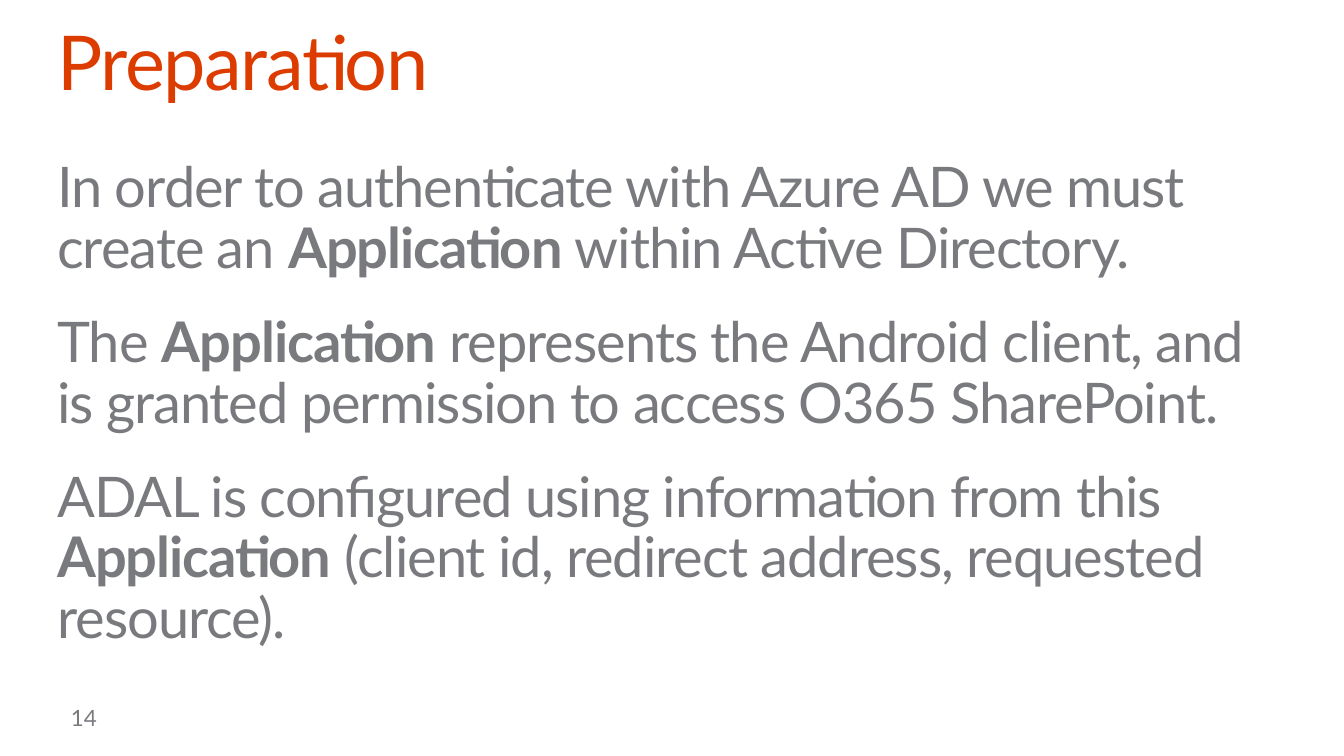
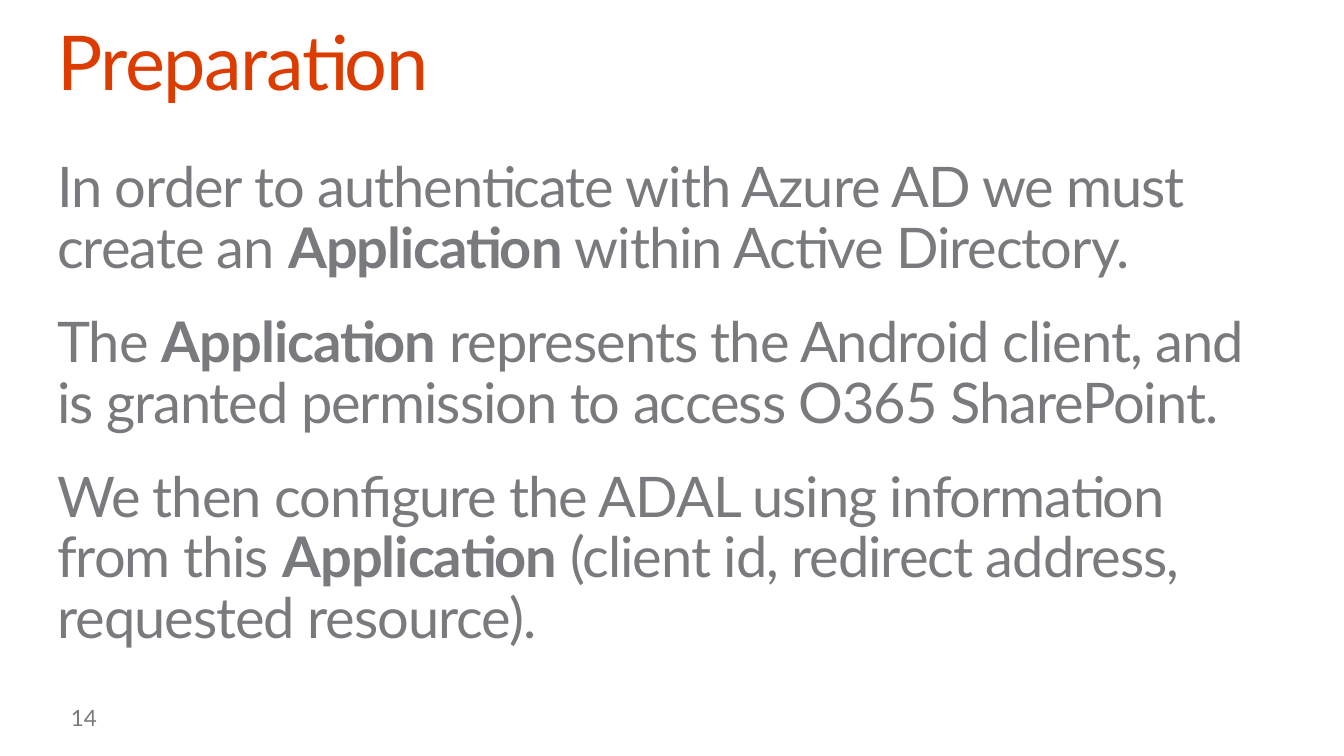
Before and after one commit to stinethebean/DevCampTraining, a slide deck: slide 14 of 06.Hook into SharePoint APIs with Android/06.Hook into SharePoint APIs with Android.pptx. Drawn at 1344x756 pixels with LibreOffice and Linux fonts; fonts in the diff are those of the drawing; background and template pictures are left out. Boxes give left, top, right and bottom in pixels: in the first picture for what was removed or moved away, otherwise in the second. Text is boxed around its words. In the diff, an @@ line names an element or a change of style, - is before the commit and + after.

```diff
--- a/06.Hook into SharePoint APIs with Android/06.Hook into SharePoint APIs with Android.pptx
+++ b/06.Hook into SharePoint APIs with Android/06.Hook into SharePoint APIs with Android.pptx
@@ text at [57, 476, 1179, 648]: text changed @@
-ADAL is configured using information from this Application (client id, redirect address, requested resource).
+We then configure the ADAL using information from this Application (client id, redirect address, requested resource).
```
Also in this commit, not shown: 10 other slides changed, 2 slides added, 1 slide removed.
